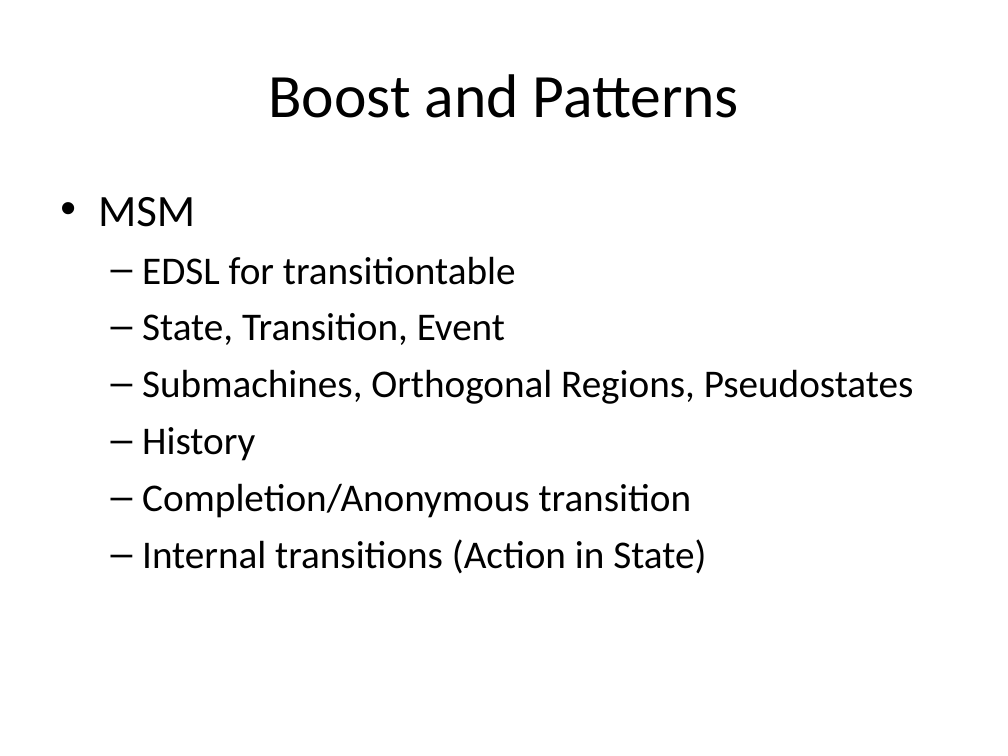
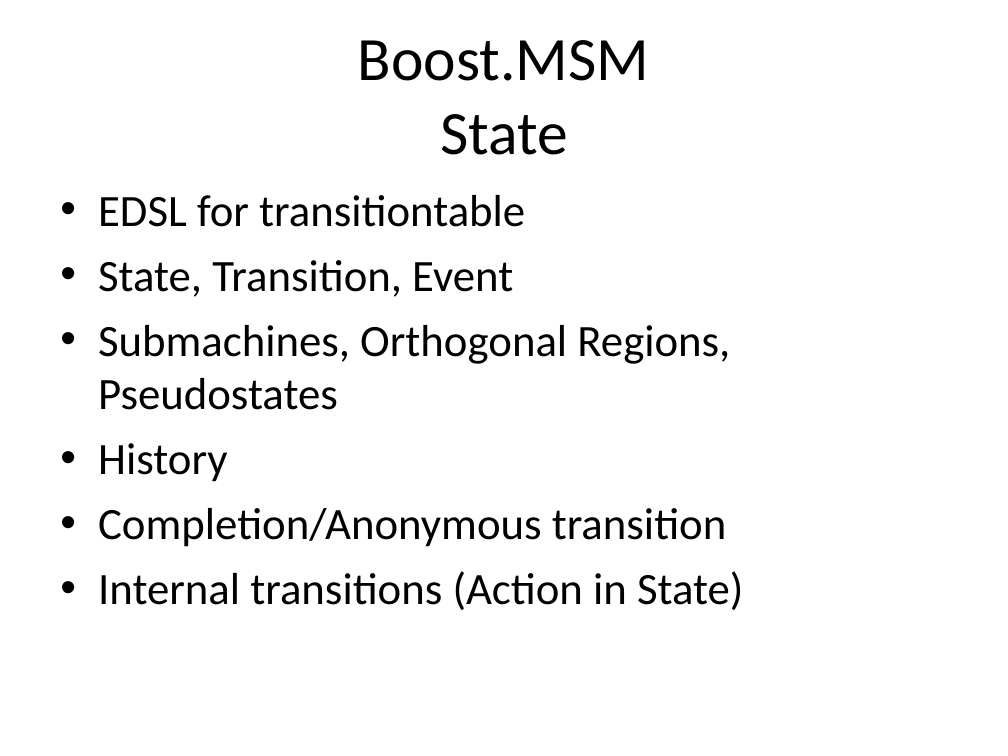
Before and after one commit to kamyu104/GofPatterns, a slide deck: slide 78 of Effective patterns.ppt (slide 74 before the commit). Drawn at 1008x756 pixels with LibreOffice and Linux fonts; fonts in the diff are those of the drawing. Boxes give left, top, right and bottom in pixels: in the first picture for what was removed or moved away, otherwise in the second. Text is boxed around its words. In the diff, an @@ line names an element or a change of style, - is before the commit and + after.

Commit message:
added tutorials for boost libs

```diff
--- a/Effective patterns.ppt
+++ b/Effective patterns.ppt
@@ title at (x1=358, y1=40, x2=649, y2=155): text changed @@
-Boost and Patterns
+Boost.MSM
+State
@@ text "EDSL for transitiontable" at (x1=98, y1=195, x2=743, y2=610): size 28 to 32 pt; bullet – to •; list level 2 to 1 in "EDSL for transitiontable"; list level 2 to 1 in "State, Transition, Event"; list level 2 to 1 in "Submachines, Orthogonal Regions, Pseudostates"; list level 2 to 1 in "History"; list level 2 to 1 in "Completion/Anonymous transition"; list level 2 to 1 in "Internal transitions (Action in State)" @@
@@ text at (x1=98, y1=197, x2=195, y2=227): paragraph removed @@
-• MSM
```
Also in this commit, not shown: 24 other slides changed, 14 slides added, 10 slides removed, 5 other files.
